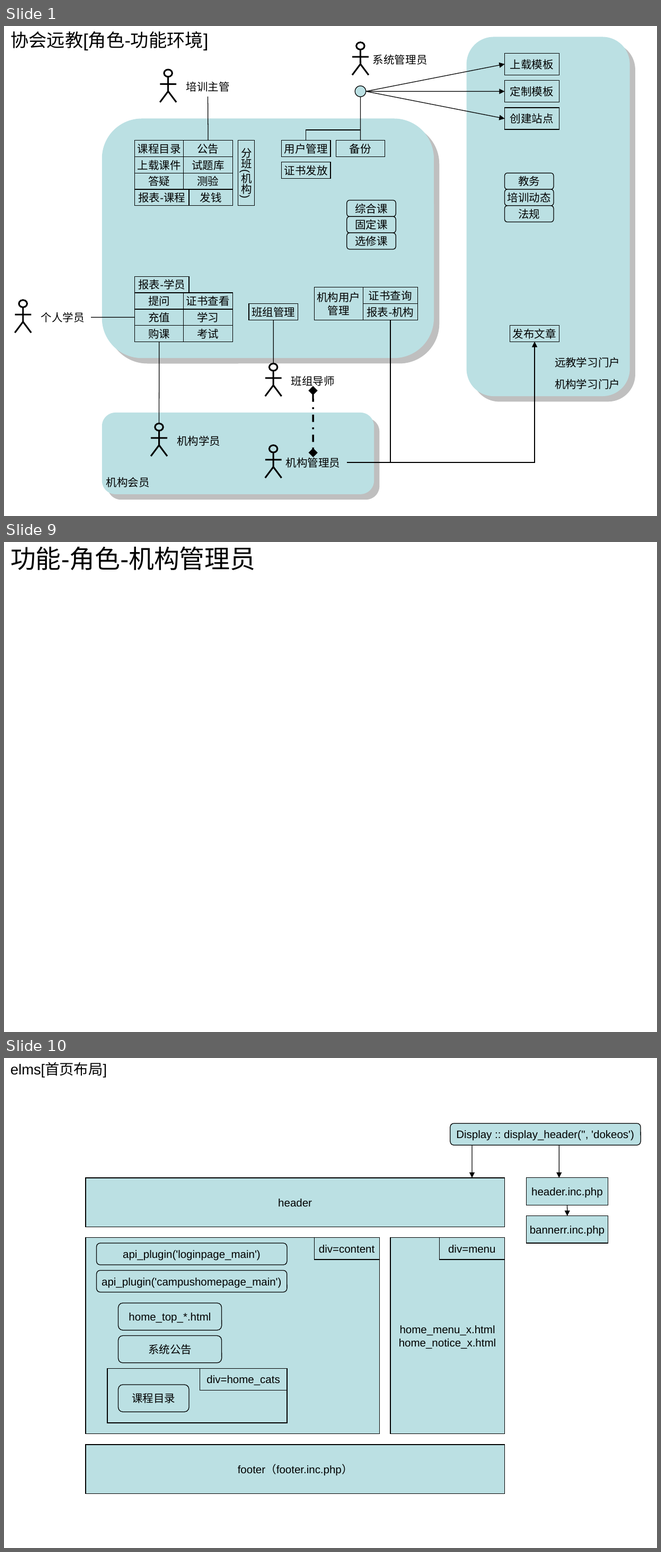
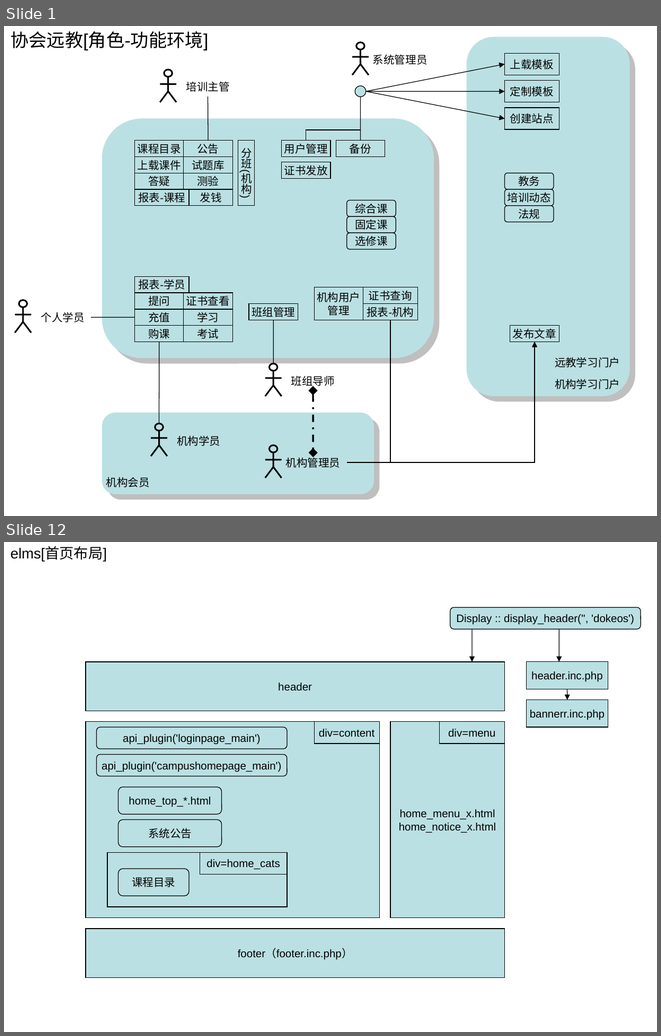
Before and after one commit to huhongjun/mydokeos, a slide deck: docu/Dokeos-lcms.ppt. Shown one above the other, each under a label of ours: slides 1, 9 and 10 before the commit, slides 1 and 12 after it; the slides between them are not shown. The pictures are 661x1552 and 661x1036 pixels, drawn with LibreOffice and Linux fonts; fonts in the diff are those of the drawing. Boxes give left, top, right and bottom in pixels: in the first picture for what was removed or moved away, otherwise in the second. Text is boxed around its words. In the diff, an @@ line names an element or a change of style, - is before the commit and + after.

Commit message:
担心他人提交的功能清单变更未纳入。

```diff
--- a/docu/Dokeos-lcms.ppt
+++ b/docu/Dokeos-lcms.ppt
@@ slide 9 removed at bbox=[4, 542, 657, 1032], background #FFFFFF @@
@@ title removed at bbox=[10, 546, 255, 570] @@
-功能-角色-机构管理员
@@ what was slide 10 is now slide 12 @@
```
Also in this commit, not shown: 5 slides changed, 4 slides added, 1 other slide removed, 5 other files.
